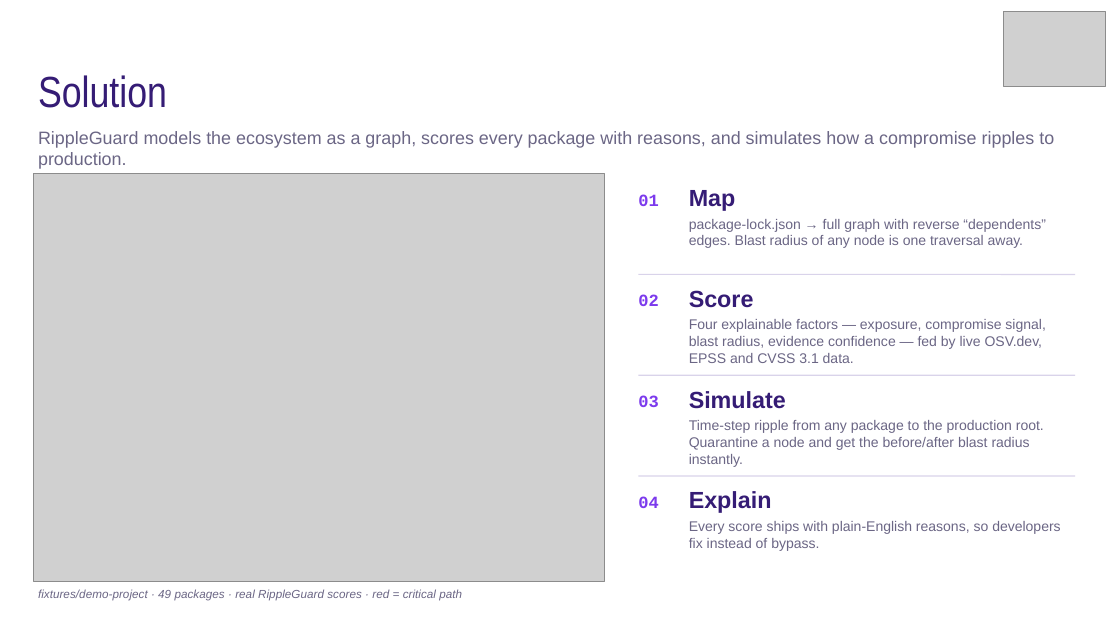
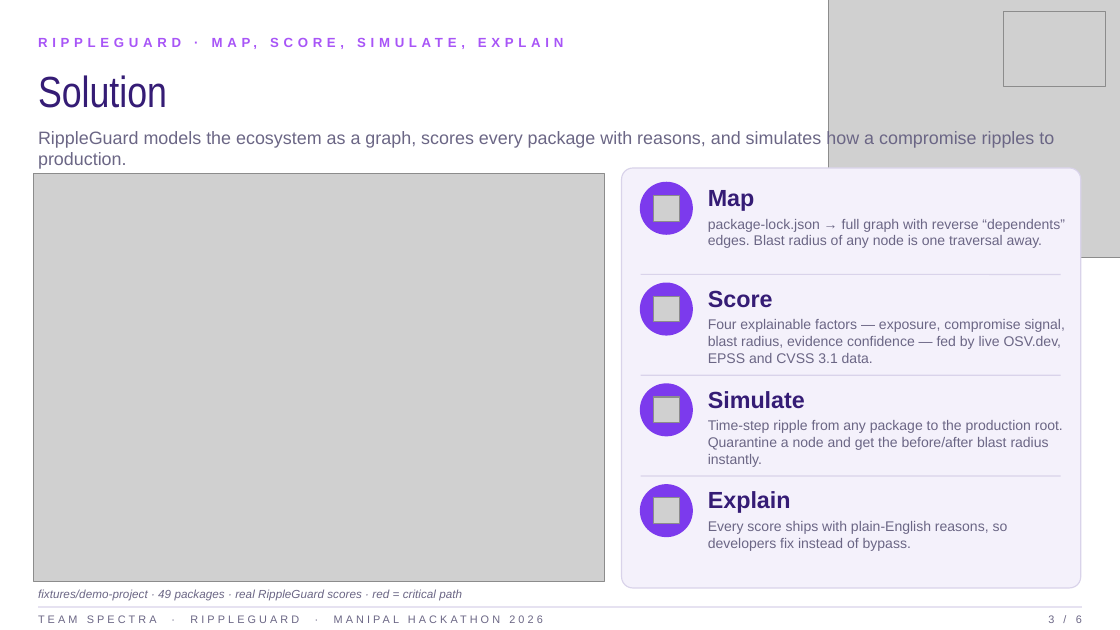
Before and after one commit to Rohit-girish-Belagali/EEEEEE, a slide deck: slide 3 of Spectra_RippleGuard.pptx. Drawn at 1120x630 pixels with LibreOffice and Linux fonts; fonts in the diff are those of the drawing; grey boxes stand for pictures. Boxes give left, top, right and bottom in pixels: in the first picture for what was removed or moved away, otherwise in the second. Text is boxed around its words. In the diff, an @@ line names an element or a change of style, - is before the commit and + after.

```diff
--- a/Spectra_RippleGuard.pptx
+++ b/Spectra_RippleGuard.pptx
@@ picture added at <box>829,0,1120,258</box> @@
@@ text added at <box>38,31,710,54</box>, 8.5 pt, text #A855F7, bold @@
+RIPPLEGUARD · MAP, SCORE, SIMULATE, EXPLAIN
@@ rounded rectangle added at <box>622,168,1081,588</box>, fill #F4F1FB, outline #D9D3EA 0.75 pt @@
@@ text "Map": place and size @@
-text "Map" at <box>689,190,736,211</box>
+text "Map" at <box>708,190,755,211</box>
@@ text removed at <box>638,194,659,206</box> @@
-01
@@ ellipse added at <box>641,183,692,234</box>, fill #7C3AED, outline #7C3AED 1 pt @@
@@ picture added at <box>653,196,679,222</box> @@
@@ text "package-lock.json → full graph with ...": place and size @@
-text "package-lock.json → full graph with ..." at <box>689,219,1045,248</box>
+text "package-lock.json → full graph with ..." at <box>708,219,1064,248</box>
@@ text removed at <box>638,294,659,306</box> @@
-02
@@ line moved from (638, 274) - (1075, 274) to (641, 274) - (1061, 274) @@
@@ ellipse added at <box>641,283,692,335</box>, fill #7C3AED, outline #7C3AED 1 pt @@
@@ picture added at <box>653,297,679,323</box> @@
@@ text "Score": place and size @@
-text "Score" at <box>689,290,754,308</box>
+text "Score" at <box>708,290,773,308</box>
@@ text "Four explainable factors — exposure, ...": place and size @@
-text "Four explainable factors — exposure, ..." at <box>689,319,1045,363</box>
+text "Four explainable factors — exposure, ..." at <box>708,319,1065,363</box>
@@ line moved from (638, 375) - (1075, 375) to (641, 375) - (1061, 375) @@
@@ ellipse added at <box>641,384,692,436</box>, fill #7C3AED, outline #7C3AED 1 pt @@
@@ text "Simulate": place and size @@
-text "Simulate" at <box>689,391,786,409</box>
+text "Simulate" at <box>708,391,805,409</box>
@@ text removed at <box>638,395,659,407</box> @@
-03
@@ picture added at <box>653,396,679,422</box> @@
@@ text "Time-step ripple from any package ...": place and size @@
-text "Time-step ripple from any package ..." at <box>689,420,1044,467</box>
+text "Time-step ripple from any package ..." at <box>708,420,1063,467</box>
@@ line moved from (638, 476) - (1075, 476) to (641, 476) - (1061, 476) @@
@@ text removed at <box>638,496,659,508</box> @@
-04
@@ ellipse added at <box>641,485,692,536</box>, fill #7C3AED, outline #7C3AED 1 pt @@
@@ picture added at <box>653,498,679,524</box> @@
@@ text "Explain": place and size @@
-text "Explain" at <box>689,491,772,513</box>
+text "Explain" at <box>708,491,791,513</box>
@@ text "Every score ships with plain-English ..." rewrapped from <box>689,521,1060,551</box> to <box>708,521,1008,551</box> @@
@@ line added from (38, 607) to (1082, 607), #D9D3EA 0.75 pt @@
@@ text added at <box>38,615,299,623</box>, 7 pt, text #6B6685 @@
+TEAM SPECTRA · RIPPLEGUARD · MANIPAL HACKATHON 2026
@@ text added at <box>1048,615,1082,623</box>, 7 pt, text #6B6685 @@
+3 / 6
```
Also in this commit, not shown: 5 other slides changed, 1 other file.
